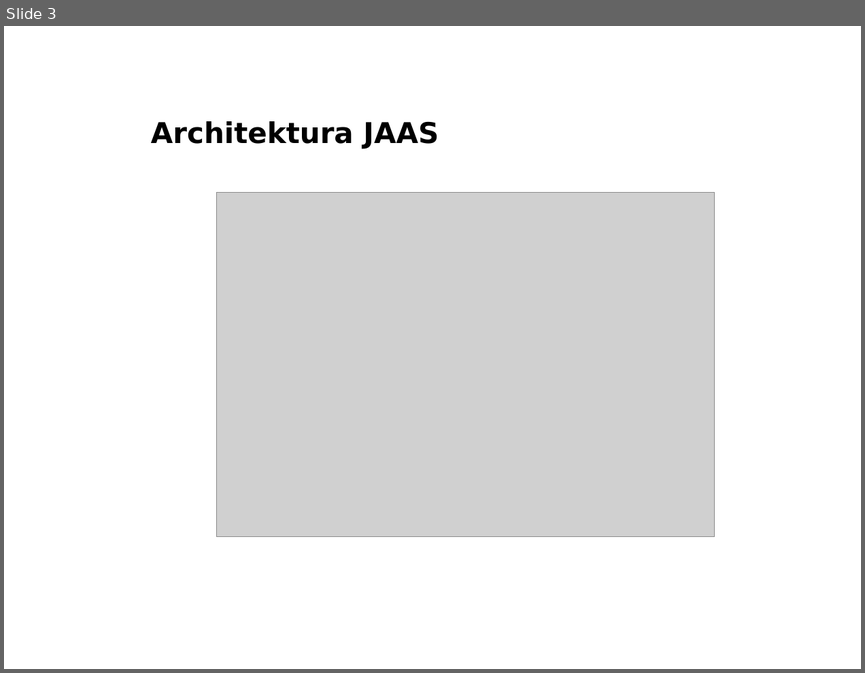
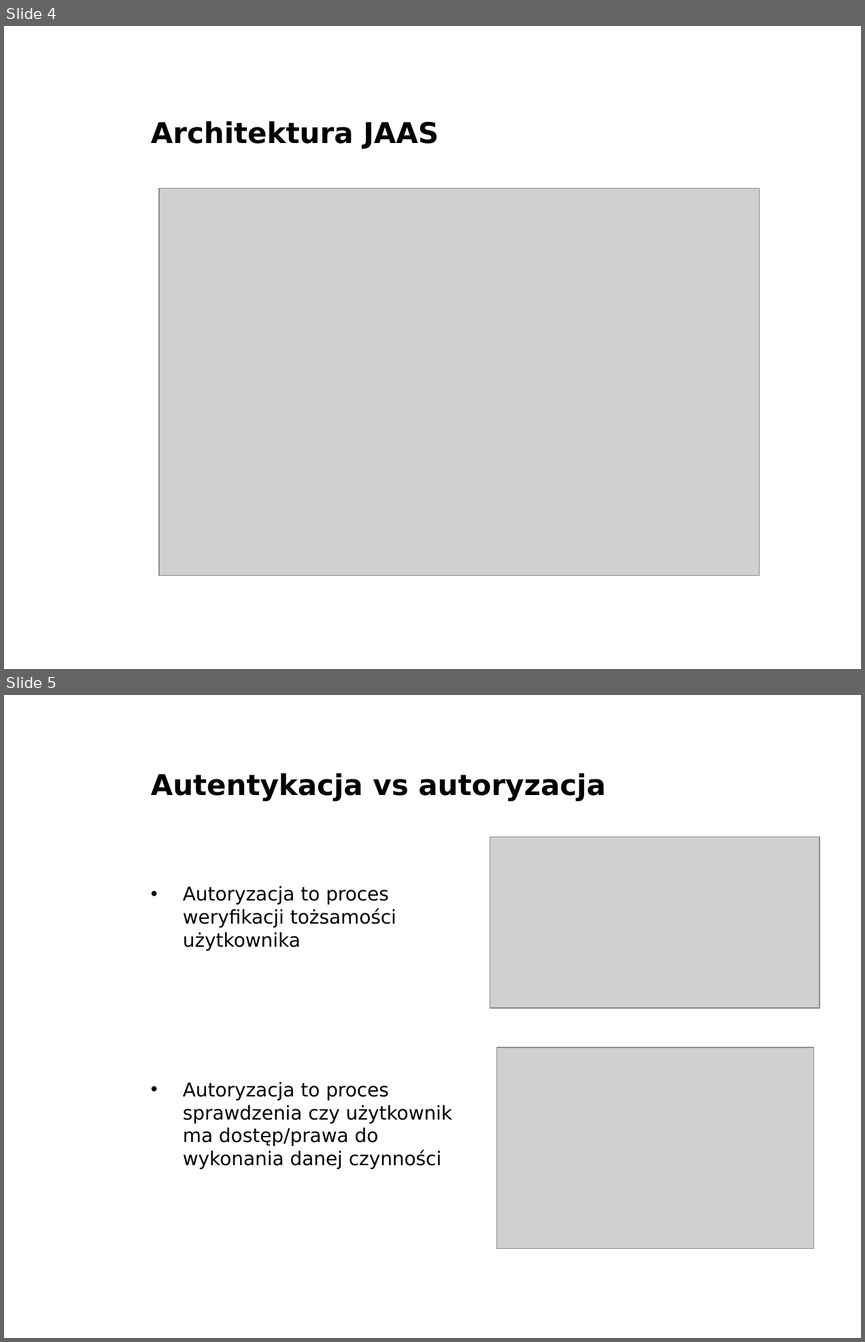
Before and after one commit to Sharku94/ZTI_JAAS, a slide deck: prezentacja/JAAS.ppt. Shown one above the other, each under a label of ours: slide 3 before the commit, slides 4 and 5 after it. The pictures are 865x673 and 865x1342 pixels, drawn with LibreOffice and Linux fonts; fonts in the diff are those of the drawing; grey boxes stand for pictures; background and template pictures are left out. Boxes give left, top, right and bottom in pixels: in the first picture for what was removed or moved away, otherwise in the second. Text is boxed around its words. In the diff, an @@ line names an element or a change of style, - is before the commit and + after.

```diff
--- a/prezentacja/JAAS.ppt
+++ b/prezentacja/JAAS.ppt
@@ slide 5 added at bbox=[4, 695, 861, 1338], background picture (left out) @@
@@ title added at bbox=[151, 773, 606, 801], 24 pt, text #000000, bold @@
+Autentykacja vs autoryzacja
@@ picture added at bbox=[490, 836, 820, 1008] @@
@@ text added at bbox=[183, 885, 452, 1169], 16 pt, text #000000 @@
+• Autoryzacja to proces weryfikacji tożsamości użytkownika
+• Autoryzacja to proces sprawdzenia czy użytkownik ma dostęp/prawa do wykonania danej czynności
@@ picture added at bbox=[496, 1047, 814, 1249] @@
@@ what was slide 3 is now slide 4 @@
@@ slide 4 changed as well @@
@@ picture: place and size @@
-picture at bbox=[216, 192, 715, 537]
+picture at bbox=[159, 188, 759, 575]
```
Also in this commit, not shown: 3 other slides changed, 15 other slides added, 1 slide removed.
